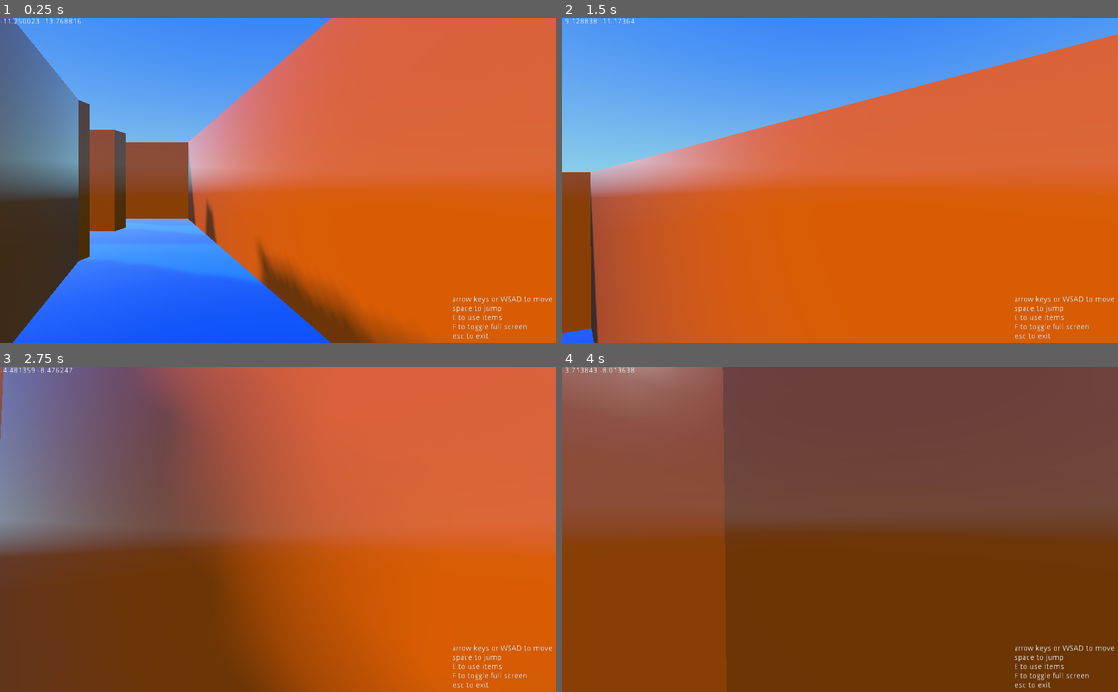
Above: before the commit, frames 1-4 (two rows, left to right).
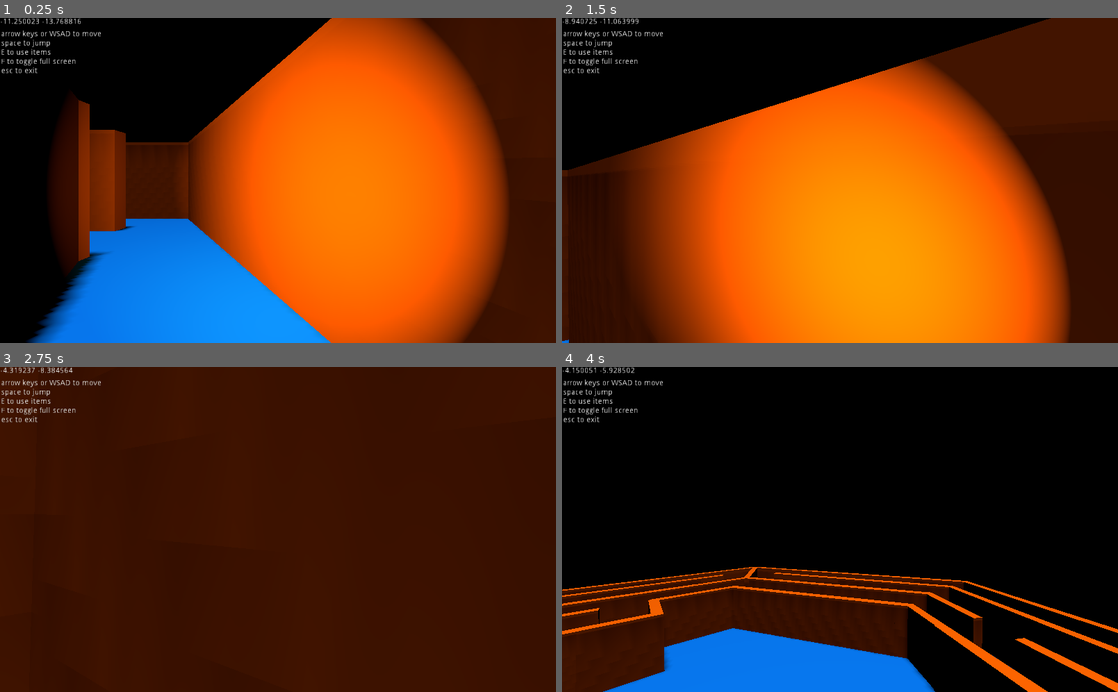
Above: after the commit, the same moments.

Repository: mrazeja7/mazes
Game: Godot game, scene res://hexa_maze.tscn
The game is run twice, just before and just after one commit, with the same random seed, the same clock (stepped at 60 frames per second) and the same inputs. The project has no main scene, so this scene is started directly.
Inputs (mouse positions are in pixels of both pictures, inside the frame that each line leads up to):
- Up to frame 1 (0.25 s): no input
- Up to frame 2 (1.5 s): tap Enter at 0.5 s; move the mouse to (867, 180) at 0.52 s; hold L 0.53-1.28 s; hold Up (ui_up) from 0.53 s (still down); tap Space at 0.77 s; tap F at 0.8, 1.35 s; move the mouse to (812, 180) at 1.27 s
- Up to frame 3 (2.75 s): keep holding Up (ui_up); tap Space at 1.52 s; tap L at 1.55 s; move the mouse to (289, 523) at 2.02 s; hold L from 2.03 s (still down); tap F at 2.3 s
- Up to frame 4 (4 s): keep holding Up (ui_up); move the mouse to (834, 536) at 2.77 s; release L at 2.78 s; tap F at 2.85, 3.8 s; tap Space at 3.02, 3.77 s; tap L at 3.05 s; move the mouse to (878, 532) at 3.52 s; hold H from 3.53 s (still down)

The runs differ from the first frame. In frame 1, 97% of the frame differs, in the area x 0-100%, y 0-100%; in frame 2, 97%; in frame 3, 100%; in frame 4, 100%.
Error before the commit: Invalid get index 'visible' (on base: 'null instance'). (res://scripts/player.gd:101)

Commit message:
reworked lighting

Diff:
--- a/hexa_maze.tscn
+++ b/hexa_maze.tscn
@@ -12,13 +12,91 @@
 [ext_resource path="res://assets/button.tscn" type="PackedScene" id=10]
 [ext_resource path="res://scripts/button.gd" type="Script" id=11]
 
+[sub_resource type="Environment" id=1]
+
+background_mode = 2
+background_sky_custom_fov = 0.0
+background_color = Color( 0, 0, 0, 1 )
+background_energy = 1.0
+background_canvas_max_layer = 0
+ambient_light_color = Color( 0, 0, 0, 1 )
+ambient_light_energy = 1.0
+ambient_light_sky_contribution = 1.0
+fog_enabled = false
+fog_color = Color( 0.5, 0.6, 0.7, 1 )
+fog_sun_color = Color( 1, 0.9, 0.7, 1 )
+fog_sun_amount = 0.0
+fog_depth_enabled = true
+fog_depth_begin = 10.0
+fog_depth_curve = 1.0
+fog_transmit_enabled = false
+fog_transmit_curve = 1.0
+fog_height_enabled = false
+fog_height_min = 0.0
+fog_height_max = 100.0
+fog_height_curve = 1.0
+tonemap_mode = 0
+tonemap_exposure = 1.0
+tonemap_white = 1.0
+auto_exposure_enabled = false
+auto_exposure_scale = 0.4
+auto_exposure_min_luma = 0.05
+auto_exposure_max_luma = 8.0
+auto_exposure_speed = 0.5
+ss_reflections_enabled = false
+ss_reflections_max_steps = 64
+ss_reflections_fade_in = 0.15
+ss_reflections_fade_out = 2.0
+ss_reflections_depth_tolerance = 0.2
+ss_reflections_roughness = true
+ssao_enabled = false
+ssao_radius = 1.0
+ssao_intensity = 1.0
+ssao_radius2 = 0.0
+ssao_intensity2 = 1.0
+ssao_bias = 0.01
+ssao_light_affect = 0.0
+ssao_color = Color( 0, 0, 0, 1 )
+ssao_quality = 0
+ssao_blur = 3
+ssao_edge_sharpness = 4.0
+dof_blur_far_enabled = false
+dof_blur_far_distance = 10.0
+dof_blur_far_transition = 5.0
+dof_blur_far_amount = 0.1
+dof_blur_far_quality = 1
+dof_blur_near_enabled = false
+dof_blur_near_distance = 2.0
+dof_blur_near_transition = 1.0
+dof_blur_near_amount = 0.1
+dof_blur_near_quality = 1
+glow_enabled = false
+glow_levels/1 = false
+glow_levels/2 = false
+glow_levels/3 = true
+glow_levels/4 = false
+glow_levels/5 = true
+glow_levels/6 = false
+glow_levels/7 = false
+glow_intensity = 0.8
+glow_strength = 1.0
+glow_bloom = 0.0
+glow_blend_mode = 2
+glow_hdr_threshold = 1.0
+glow_hdr_scale = 2.0
+glow_bicubic_upscale = false
+adjustment_enabled = false
+adjustment_brightness = 1.0
+adjustment_contrast = 1.0
+adjustment_saturation = 1.0
+
 [node name="maze" type="Spatial" index="0"]
 
 transform = Transform( 0.866025, 0, -0.5, 0, 1, 0, 0.5, 0, 0.866025, 0, 0, 0 )
 
 [node name="floor" parent="." index="0" instance=ExtResource( 1 )]
 
-transform = Transform( 1, 0, 0, 0, 1, 0, 0, 0, 1, 0, 0, 0 )
+_sections_unfolded = [ "Transform" ]
 
 [node name="walls" type="Spatial" parent="." index="1"]
 
@@ -102,6 +180,7 @@
 [node name="maze1" type="Spatial" parent="walls" index="3"]
 
 editor/display_folded = true
+visible = false
 script = ExtResource( 5 )
 _sections_unfolded = [ "Visibility" ]
 
@@ -367,9 +446,6 @@
 
 [node name="maze2" type="Spatial" parent="walls" index="4"]
 
-editor/display_folded = true
-transform = Transform( 1, 0, 0, 0, 1, 0, 0, 0, 1, 0, 0, 0 )
-visible = false
 script = ExtResource( 6 )
 _sections_unfolded = [ "Visibility" ]
 
@@ -620,153 +696,11 @@
 
 [node name="jumppad9" parent="walls/maze2" index="61" instance=ExtResource( 7 )]
 
-transform = Transform( 0.191916, 0, 0.953906, 0, 0.264067, 0, -0.110803, 0, 1.65221, -4.76292, 5.2596, -177.425 )
-
-[node name="corridors" type="Spatial" parent="." index="2"]
-
-transform = Transform( 1, 0, 0, 0, 1, 0, 0, 0, 1, 0, -0.4, 211 )
-visible = false
-_sections_unfolded = [ "Pause", "Transform", "Visibility" ]
-
-[node name="corridor" type="Spatial" parent="corridors" index="0"]
-
-editor/display_folded = true
-transform = Transform( 0.675, 0, -0.866025, 0, 1.5, 0, 1.16913, 0, 0.5, 12.5297, 3.2, -234.048 )
-_sections_unfolded = [ "Transform" ]
-
-[node name="wall2" parent="corridors/corridor" index="0" instance=ExtResource( 2 )]
-
-transform = Transform( 1, 0, 1.49012e-08, 0, 1, 0, 0, 0, 1, 0, 0, 0 )
-_sections_unfolded = [ "Transform", "Visibility" ]
-
-[node name="wall3" parent="corridors/corridor" index="1" instance=ExtResource( 2 )]
-
-transform = Transform( 1, 0, 1.49012e-08, 0, 1, 0, 0, 0, 1, 0, 0, 4 )
-_sections_unfolded = [ "Transform", "Visibility" ]
-
-[node name="small_corridor" type="Spatial" parent="corridors" index="1"]
-
-editor/display_folded = true
-transform = Transform( 0.371251, 0, -0.866026, 0, 1.5, 0, 0.643022, 0, 0.500001, 20.6159, 3.2, -226.592 )
-_sections_unfolded = [ "Transform" ]
-
-[node name="wall2" parent="corridors/small_corridor" index="0" instance=ExtResource( 2 )]
-
-transform = Transform( 1, 0, 1.49012e-08, 0, 1, 0, 0, 0, 1, 0, 0, 0 )
-_sections_unfolded = [ "Transform", "Visibility" ]
-
-[node name="wall3" parent="corridors/small_corridor" index="1" instance=ExtResource( 2 )]
-
-transform = Transform( 1, 0, 1.49012e-08, 0, 1, 0, 0, 0, 1, 0, 0, 4 )
-_sections_unfolded = [ "Transform", "Visibility" ]
-
-[node name="player" parent="." index="3" instance=ExtResource( 8 )]
-
-editor/display_folded = true
-transform = Transform( 0.866025, 0, 0.5, 0, 1, 0, -0.5, 0, 0.866025, -11.25, 1.76112, -13.7688 )
-script = ExtResource( 9 )
-_sections_unfolded = [ "Transform" ]
-
-[node name="leg1" parent="player" index="0"]
-
-editor/display_folded = true
-
-[node name="leg2" parent="player" index="1"]
-
-editor/display_folded = true
-
-[node name="body" parent="player" index="2"]
-
-editor/display_folded = true
-_sections_unfolded = [ "Transform", "material" ]
-
-[node name="head" parent="player" index="3"]
-
-editor/display_folded = true
-
-[node name="arm1" parent="player" index="5"]
-
-editor/display_folded = true
-
-[node name="arm2" parent="player" index="6"]
-
-editor/display_folded = true
-
-[node name="yaw" type="Spatial" parent="player" index="7"]
-
-transform = Transform( -1, 0, -8.74228e-08, 0, 1, 0, 8.74228e-08, 0, -1, 0, 0, 0 )
-_sections_unfolded = [ "Transform" ]
-
-[node name="Camera" type="Camera" parent="player/yaw" index="0"]
-
-transform = Transform( 1, 0, 0, 0, 1, 0, 0, 0, 1, 0, 1.25, 0 )
-keep_aspect = 1
-cull_mask = 1048575
-environment = null
-h_offset = 0.0
-v_offset = 0.0
-doppler_tracking = 0
-projection = 0
-current = false
-fov = 70.0
-size = 1.0
-near = 0.05
-far = 100.0
-_sections_unfolded = [ "Transform", "Visibility" ]
-
-[node name="ray" type="RayCast" parent="player/yaw/Camera" index="0"]
-
-transform = Transform( -1, 8.74228e-08, 3.82137e-15, 0, -4.37114e-08, 1, 8.74228e-08, 1, 4.37114e-08, 0, 0.124999, 0 )
-enabled = true
-exclude_parent = true
-cast_to = Vector3( 0, -1, 0 )
-collision_mask = 1
-_sections_unfolded = [ "Transform" ]
-
-[node name="poslabel" type="Label" parent="player" index="8"]
-
-anchor_left = 0.0
-anchor_top = 0.0
-anchor_right = 0.0
-anchor_bottom = 0.0
-margin_right = 40.0
-margin_bottom = 14.0
-rect_pivot_offset = Vector2( 0, 0 )
-mouse_filter = 2
-mouse_default_cursor_shape = 0
-size_flags_horizontal = 1
-size_flags_vertical = 4
-percent_visible = 1.0
-lines_skipped = 0
-max_lines_visible = -1
-
-[node name="instr" type="Label" parent="player" index="9"]
-
-anchor_left = 0.0
-anchor_top = 0.0
-anchor_right = 0.0
-anchor_bottom = 0.0
-margin_left = 833.0
-margin_top = 513.0
-margin_right = 1018.0
-margin_bottom = 595.0
-rect_pivot_offset = Vector2( 0, 0 )
-mouse_filter = 2
-mouse_default_cursor_shape = 0
-size_flags_horizontal = 1
-size_flags_vertical = 4
-text = "arrow keys or WSAD to move
-space to jump
-E to use items
-F to toggle full screen
-esc to exit"
-percent_visible = 1.0
-lines_skipped = 0
-max_lines_visible = -1
-
-[node name="DirectionalLight" type="DirectionalLight" parent="." index="4"]
-
-transform = Transform( -0.142244, -0.573576, 0.806707, -0.0996005, 0.819152, 0.564863, -0.984808, 0, -0.173648, 0, 30, 0 )
+transform = Transform( 0.191916, 0, 0.953906, 0, 0.264067, 0, -0.110803, 0, 1.65221, -4.76291, 5.2596, -177.425 )
+
+[node name="DirectionalLight2" type="DirectionalLight" parent="walls/maze2" index="62"]
+
+transform = Transform( 0.0437102, -0.976475, 0.211159, -0.93532, -0.114276, -0.334841, 0.351094, -0.182865, -0.918311, -5.87216, -0.524474, -181.909 )
 layers = 1
 light_color = Color( 1, 1, 1, 1 )
 light_energy = 1.0
@@ -790,13 +724,232 @@
 directional_shadow_bias_split_scale = 0.25
 directional_shadow_depth_range = 0
 directional_shadow_max_distance = 200.0
-_sections_unfolded = [ "Light", "Shadow" ]
+_sections_unfolded = [ "Editor", "Light", "Shadow", "Transform" ]
+
+[node name="corridors" type="Spatial" parent="." index="2"]
+
+transform = Transform( 1, 0, 0, 0, 1, 0, 0, 0, 1, 0, -0.4, 211 )
+visible = false
+_sections_unfolded = [ "Pause", "Transform", "Visibility" ]
+
+[node name="corridor" type="Spatial" parent="corridors" index="0"]
+
+editor/display_folded = true
+transform = Transform( 0.675, 0, -0.866025, 0, 1.5, 0, 1.16913, 0, 0.5, 12.5297, 3.2, -234.048 )
+_sections_unfolded = [ "Transform" ]
+
+[node name="wall2" parent="corridors/corridor" index="0" instance=ExtResource( 2 )]
+
+transform = Transform( 1, 0, 1.49012e-08, 0, 1, 0, 0, 0, 1, 0, 0, 0 )
+_sections_unfolded = [ "Transform", "Visibility" ]
+
+[node name="wall3" parent="corridors/corridor" index="1" instance=ExtResource( 2 )]
+
+transform = Transform( 1, 0, 1.49012e-08, 0, 1, 0, 0, 0, 1, 0, 0, 4 )
+_sections_unfolded = [ "Transform", "Visibility" ]
+
+[node name="small_corridor" type="Spatial" parent="corridors" index="1"]
+
+editor/display_folded = true
+transform = Transform( 0.371251, 0, -0.866026, 0, 1.5, 0, 0.643022, 0, 0.500001, 20.6159, 3.2, -226.592 )
+_sections_unfolded = [ "Transform" ]
+
+[node name="wall2" parent="corridors/small_corridor" index="0" instance=ExtResource( 2 )]
+
+transform = Transform( 1, 0, 1.49012e-08, 0, 1, 0, 0, 0, 1, 0, 0, 0 )
+_sections_unfolded = [ "Transform", "Visibility" ]
+
+[node name="wall3" parent="corridors/small_corridor" index="1" instance=ExtResource( 2 )]
+
+transform = Transform( 1, 0, 1.49012e-08, 0, 1, 0, 0, 0, 1, 0, 0, 4 )
+_sections_unfolded = [ "Transform", "Visibility" ]
+
+[node name="player" parent="." index="3" instance=ExtResource( 8 )]
+
+transform = Transform( 0.866025, 0, 0.5, 0, 1, 0, -0.5, 0, 0.866025, -11.25, 1.76112, -13.7688 )
+script = ExtResource( 9 )
+_sections_unfolded = [ "Transform" ]
+
+[node name="leg1" parent="player" index="0"]
+
+editor/display_folded = true
+
+[node name="leg2" parent="player" index="1"]
+
+editor/display_folded = true
+
+[node name="body" parent="player" index="2"]
+
+editor/display_folded = true
+_sections_unfolded = [ "Transform", "material" ]
+
+[node name="head" parent="player" index="3"]
+
+editor/display_folded = true
+
+[node name="arm1" parent="player" index="5"]
+
+editor/display_folded = true
+
+[node name="arm2" parent="player" index="6"]
+
+editor/display_folded = true
+
+[node name="yaw" type="Spatial" parent="player" index="7"]
+
+transform = Transform( -1, 0, -8.74228e-08, 0, 1, 0, 8.74228e-08, 0, -1, 0, 0, 0 )
+_sections_unfolded = [ "Transform" ]
+
+[node name="Camera" type="Camera" parent="player/yaw" index="0"]
+
+transform = Transform( 1, 0, 0, 0, 1, 0, 0, 0, 1, 0, 1.25, 0 )
+keep_aspect = 1
+cull_mask = 1048575
+environment = null
+h_offset = 0.0
+v_offset = 0.0
+doppler_tracking = 0
+projection = 0
+current = false
+fov = 70.0
+size = 1.0
+near = 0.05
+far = 100.0
+_sections_unfolded = [ "Transform", "Visibility" ]
+
+[node name="ray" type="RayCast" parent="player/yaw/Camera" index="0"]
+
+transform = Transform( -1, 8.74228e-08, 3.82137e-15, 0, -4.37114e-08, 1, 8.74228e-08, 1, 4.37114e-08, 0, 0.124999, 0 )
+enabled = true
+exclude_parent = true
+cast_to = Vector3( 0, -1, 0 )
+collision_mask = 1
+_sections_unfolded = [ "Transform" ]
+
+[node name="SpotLight" type="SpotLight" parent="player/yaw" index="1"]
+
+transform = Transform( 1, 0, -7.10543e-15, 0, 1, 0, 7.10543e-15, 0, 1, 0, 1.125, 0 )
+layers = 1
+light_color = Color( 1, 0.897644, 0.496094, 1 )
+light_energy = 4.2
+light_indirect_energy = 1.0
+light_negative = false
+light_specular = 0.5
+light_bake_mode = 1
+light_cull_mask = -1
+shadow_enabled = false
+shadow_color = Color( 0, 0, 0, 1 )
+shadow_bias = 0.15
+shadow_contact = 0.0
+shadow_reverse_cull_face = false
+editor_only = false
+spot_range = 10.0
+spot_attenuation = 1.0
+spot_angle = 45.0
+spot_angle_attenuation = 1.0
+_sections_unfolded = [ "Editor", "Light", "Shadow", "Spot" ]
+
+[node name="poslabel" type="Label" parent="player" index="8"]
+
+anchor_left = 0.0
+anchor_top = 0.0
+anchor_right = 0.0
+anchor_bottom = 0.0
+margin_right = 40.0
+margin_bottom = 14.0
+rect_pivot_offset = Vector2( 0, 0 )
+mouse_filter = 2
+mouse_default_cursor_shape = 0
+size_flags_horizontal = 1
+size_flags_vertical = 4
+percent_visible = 1.0
+lines_skipped = 0
+max_lines_visible = -1
+
+[node name="instr" type="Label" parent="player" index="9"]
+
+anchor_left = 0.0
+anchor_top = 0.0
+anchor_right = 0.0
+anchor_bottom = 0.0
+margin_left = 2.0
+margin_top = 23.0
+margin_right = 187.0
+margin_bottom = 105.0
+rect_pivot_offset = Vector2( 0, 0 )
+mouse_filter = 2
+mouse_default_cursor_shape = 0
+size_flags_horizontal = 1
+size_flags_vertical = 4
+text = "arrow keys or WSAD to move
+space to jump
+E to use items
+F to toggle full screen
+esc to exit"
+percent_visible = 1.0
+lines_skipped = 0
+max_lines_visible = -1
+
+[node name="DirectionalLight" type="DirectionalLight" parent="." index="4"]
+
+transform = Transform( -0.142244, -0.989806, -0.00713776, -0.0996004, 0.00713822, 0.995002, -0.984809, 0.142244, -0.0996004, 0, 30, 0 )
+layers = 1
+light_color = Color( 1, 1, 1, 1 )
+light_energy = 1.0
+light_indirect_energy = 1.0
+light_negative = false
+light_specular = 0.5
+light_bake_mode = 1
+light_cull_mask = -1
+shadow_enabled = true
+shadow_color = Color( 0, 0, 0, 1 )
+shadow_bias = 0.1
+shadow_contact = 0.0
+shadow_reverse_cull_face = false
+editor_only = false
+directional_shadow_mode = 2
+directional_shadow_split_1 = 0.1
+directional_shadow_split_2 = 0.2
+directional_shadow_split_3 = 0.5
+directional_shadow_blend_splits = false
+directional_shadow_normal_bias = 0.8
+directional_shadow_bias_split_scale = 0.25
+directional_shadow_depth_range = 0
+directional_shadow_max_distance = 200.0
+_sections_unfolded = [ "Transform" ]
 
 [node name="button" parent="." index="5" instance=ExtResource( 10 )]
 
 transform = Transform( 0.866026, 0, -0.5, 0, 1, 0, 0.5, 0, 0.866026, -13.0455, 0.5, -11.1455 )
 script = ExtResource( 11 )
 
+[node name="OmniLight" type="OmniLight" parent="button" index="1"]
+
+transform = Transform( 1, 0, 0, 0, 1, 0, 0, 0, 1, 0, 1.3, 0 )
+layers = 1
+light_color = Color( 1, 0, 0, 1 )
+light_energy = 1.62
+light_indirect_energy = 1.0
+light_negative = false
+light_specular = 0.5
+light_bake_mode = 1
+light_cull_mask = -1
+shadow_enabled = false
+shadow_color = Color( 0, 0, 0, 1 )
+shadow_bias = 0.15
+shadow_contact = 0.0
+shadow_reverse_cull_face = false
+editor_only = false
+omni_range = 5.0
+omni_attenuation = 1.0
+omni_shadow_mode = 1
+omni_shadow_detail = 1
+_sections_unfolded = [ "Editor", "Light", "Shadow", "Transform", "Visibility" ]
+
+[node name="WorldEnvironment" type="WorldEnvironment" parent="." index="6"]
+
+environment = SubResource( 1 )
+
 
 [editable path="walls/elevator"]
 [editable path="player"]
--- a/scripts/button.gd
+++ b/scripts/button.gd
@@ -18,6 +18,8 @@
 	wall_parent = get_tree().get_root().get_node("maze/walls")
 #	print(set1)
 #	print(set2)
+	set1.visible = true
+	set2.visible = false
 	wall_parent.remove_child(set2)
 	pass
 
@@ -33,6 +35,7 @@
 		set1.start_animation(true, -1)
 		set2.start_animation(false, 1)
 		set2.visible = true
+		self.get_node("OmniLight").visible = false
 	pass
 
 func use(object):
--- a/scripts/player.gd
+++ b/scripts/player.gd
@@ -8,7 +8,7 @@
 #camera control
 var camera
 var third_person = false
-var view_sensitivity = 0.2
+var view_sensitivity = 0.15
 var yaw = 0
 var pitch = 0
 
@@ -98,9 +98,12 @@
 
 	if ie is InputEventKey and Input.is_key_pressed(KEY_F):
 		OS.window_fullscreen = not OS.window_fullscreen
-		get_node("crosshair/Label").visible = not get_node("crosshair/Label").visible
+#		get_node("crosshair/Label").visible = not get_node("crosshair/Label").visible
 		pass
 
+	if ie is InputEventKey and Input.is_key_pressed(KEY_L):
+		get_node("yaw/SpotLight").visible = not get_node("yaw/SpotLight").visible
+		pass
 	#mouse movement
 	if ie is InputEventMouseMotion:
 		yaw = fmod(yaw - ie.relative.x * view_sensitivity, 360)
Not shown: 1 places in hexa_maze.tscn that only renumber resources
